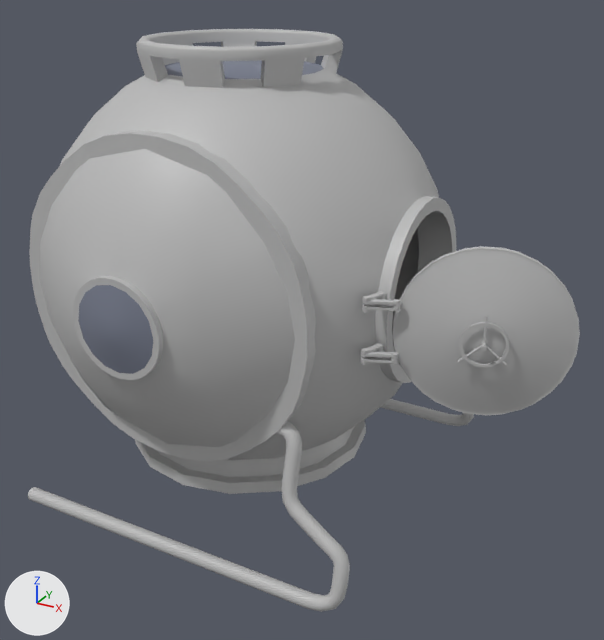
Renders of the FBX model Assets/Art/Environment/Ship/Diving bell.fbx from each side of a commit.
Camera for both pictures: a camera (50 mm lens) standing at (3.31, -5.13, 3.68) and looking at (0.55, -0.11, 1.18). The lights are fixed; the arrows at lower left show +X, +Y and +Z. Where no turn or scale is listed for an object, it has been applied to the vertices. Vertices at the same position are counted once.

Objects in the first picture: 'DivingBell'.
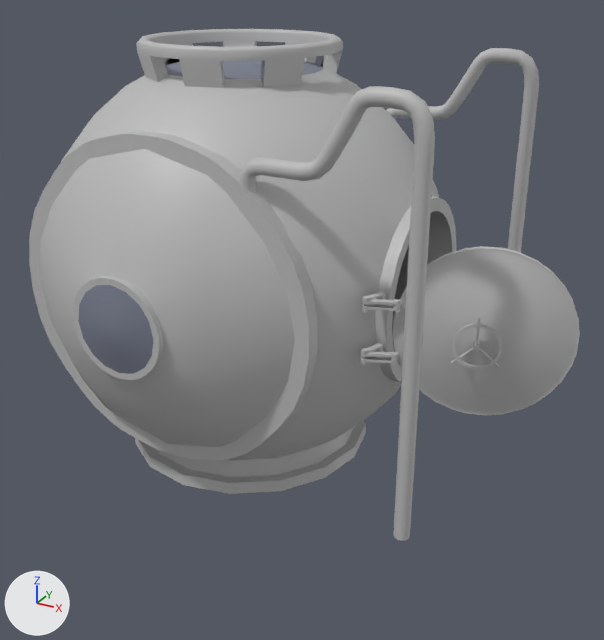
The newer file is also rescaled (x1.743), turned or shifted as a whole; pictures and numbers use the older file's frame.

Pixel boxes [x1, y1, x2, y2] of what changed, in the pictures (604 x 640 px; the box of a moved part takes in the faces that stretch with it):
'DivingBell', reshaped (12% shorter)
    before: [28, 29, 580, 612]
    after: [29, 29, 580, 541]
part 1 of me_mesh, moved or reshaped
    before: [381, 399, 474, 426]
    after: [386, 48, 539, 253]
part 2 of me_mesh, moved or reshaped
    before: [487, 346, 506, 365]
    after: [479, 347, 499, 367]
part 3 of me_mesh, moved or reshaped
    before: [458, 345, 482, 362]
    after: [474, 341, 479, 353]
part 4 of me_mesh, moved or reshaped
    before: [483, 316, 488, 343]
    after: [476, 318, 481, 345]
part 5 of me_mesh, added
    after: [451, 347, 474, 364]
part 6 of me_mesh, moved or reshaped
    before: [28, 422, 350, 612]
    after: [239, 86, 435, 541]
part 7 of me_mesh, moved or reshaped
    before: [459, 322, 509, 368]
    after: [452, 323, 502, 369]
part 8 of me_mesh, moved or reshaped
    before: [29, 130, 487, 461]
    after: [29, 131, 401, 461]
part 9 of me_mesh, deleted
    before: [162, 43, 193, 65]

Edits to the bpy script that builds the scene:
```text
Change me_mesh:
    used by ob_divingbell; location = (0.518, 0.0, 1.442)
    remove me_mesh.from_pydata(...)  # 3371 vertices, 3534 faces; spans x -2.05..2.05, y -1.58..1.58, z -1.71..1.71
    add me_mesh.from_pydata(...)  # 3368 vertices, 3533 faces; spans x -2.05..2.05, y -1.58..1.58, z -1.41..1.71
    me_mesh part 1: the loose piece of 290 vertices spanning x -1.72..1.0, y 1.0..1.38, z -1.71..-0.54 is multiplied about its middle by the matrix ((-0.001, 0.246, -0.969), (0.003, 0.969, 0.246), (1.0, -0.003, -0.001)), then moved by (1.07, -0.14, 1.38)
    me_mesh part 2: the loose piece of 34 vertices spanning x 1.55..1.69, y -0.64..-0.59, z -0.03..0.1 is moved by (-0.03, -0.04, 0.0)
    me_mesh part 3: the loose piece of 34 vertices spanning x 1.42..1.56, y -0.68..-0.63, z -0.04..0.1 is multiplied about its middle by the matrix ((-0.429, -1.696, 0.76), (0.317, -0.384, 0.65), (-1.352, 0.867, 1.171)), then moved by (0.04, -0.02, 0.06)
    me_mesh part 4: the loose piece of 34 vertices spanning x 1.55..1.57, y -0.64..-0.63, z 0.09..0.28 is moved by (-0.03, -0.04, 0.0)
    me_mesh part 5: the loose piece of 34 vertices spanning x 1.42..1.56, y -0.68..-0.63, z -0.04..0.1 is copied, and the copy is moved by (-0.03, -0.04, 0.0); it spans x 1.39..1.53, y -0.72..-0.67, z -0.04..0.1
    me_mesh part 6: the loose piece of 290 vertices spanning x -1.72..1.0, y -1.38..-1.0, z -1.71..-0.54 is multiplied about its middle by the matrix ((0.0, -0.229, -0.973), (0.0, 0.973, -0.229), (1.0, 0.0, 0.0)), then moved by (1.08, 0.13, 1.38)
    me_mesh part 7: the loose piece of 128 vertices spanning x 1.42..1.7, y -0.68..-0.58, z -0.05..0.24 is moved by (-0.03, -0.04, 0.0)
    me_mesh part 8: 28 vertices moved within x -0.62..1.04, y -1.1..-0.72, z -0.12..0.96; 187 vertices removed from x -1.64..1.59, y -1.1..-0.57, z -1.05..1.23; 153 vertices added at x -1.62..0.62, y -1.1..-0.99, z -1.04..1.22
    me_mesh part 9: 2 vertices removed from x -1.1..-1.05, y 0.0, z 1.36..1.5
```
